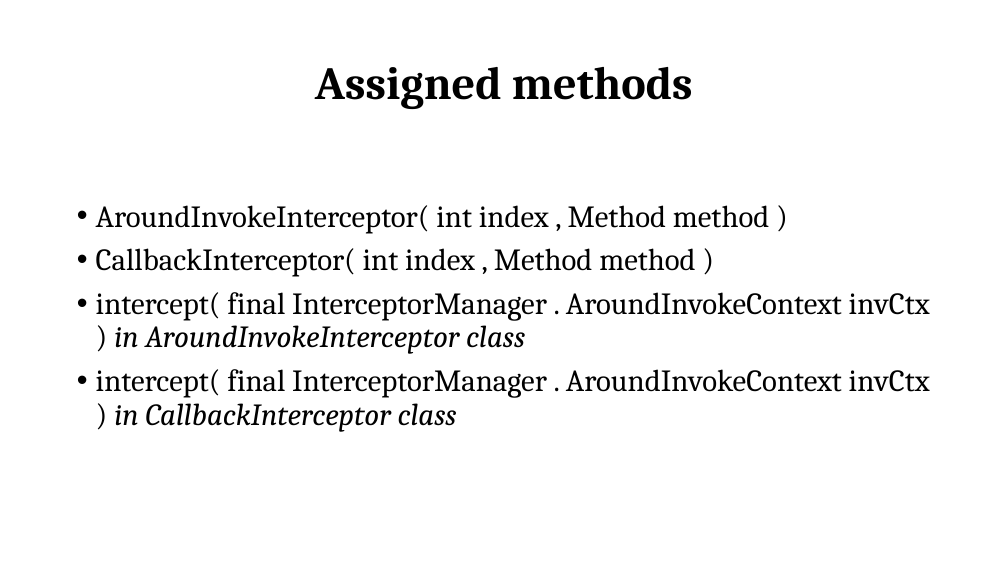
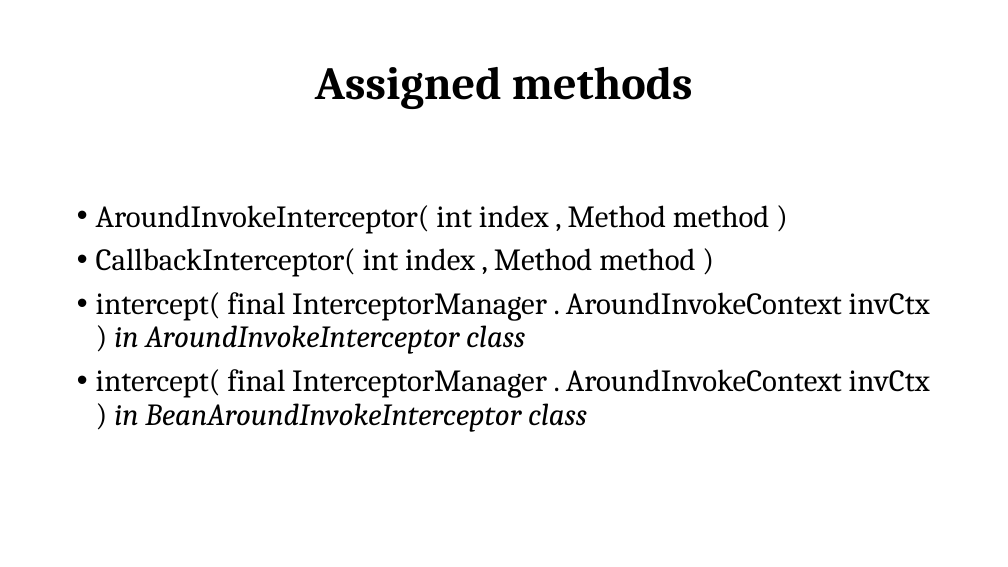
Before and after one commit to MarcoRomani/myTaxyService-SE2-PozziRomani, a slide deck: slide 8 of OtherStuff/Code Inspection Presentation.pptx. Drawn at 1008x567 pixels with LibreOffice and Linux fonts; fonts in the diff are those of the drawing. Boxes give left, top, right and bottom in pixels: in the first picture for what was removed or moved away, otherwise in the second. Text is boxed around its words. In the diff, an @@ line names an element or a change of style, - is before the commit and + after.

Commit message:
Class name mistake - fixed

```diff
--- a/OtherStuff/Code Inspection Presentation.pptx
+++ b/OtherStuff/Code Inspection Presentation.pptx
@@ text at (x1=96, y1=369, x2=930, y2=432): text changed @@
-• intercept( final InterceptorManager . AroundInvokeContext invCtx ) in CallbackInterceptor class
+• intercept( final InterceptorManager . AroundInvokeContext invCtx ) in BeanAroundInvokeInterceptor class
```
Also in this commit, not shown: 2 other files.
